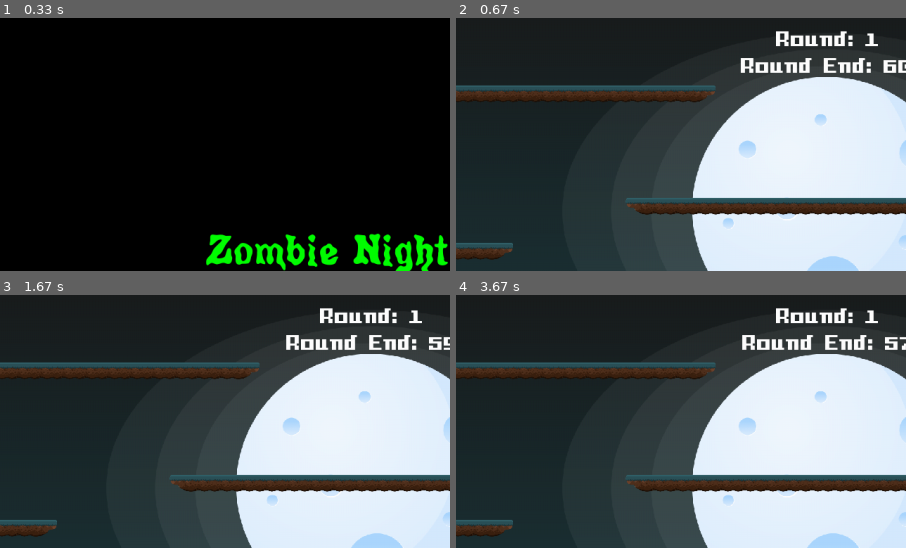
Above: before the commit, frames 1-4 (two rows, left to right).
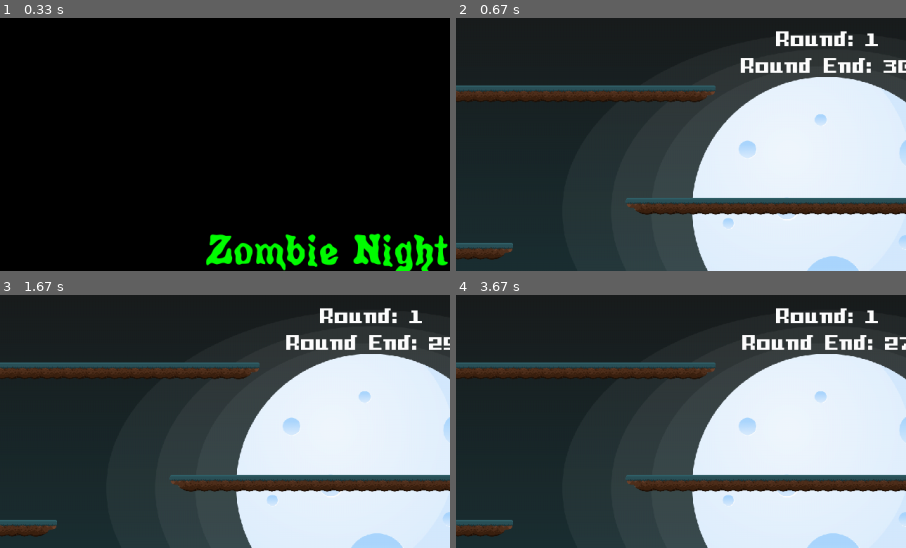
Above: after the commit, the same moments.

Repository: JesusCRIS90/PyGame_Ex
Game: pygame game, started from Zombie Game/ZombieGame.py
The game is run twice, just before and just after one commit, with the same random seed, the same clock (stepped at 60 frames per second) and the same inputs.
Inputs:
- Up to frame 1 (0.33 s): no input
- Up to frame 2 (0.67 s): tap Enter at 0.33 s
- Up to frame 3 (1.67 s): hold Up 0.67-1.13 s; hold Right 1.17-1.63 s; tap Space at 1.23, 1.53 s
- Up to frame 4 (3.67 s): hold Left 1.67-2.2 s; tap Space at 1.73, 2.03, 2.3, 2.6, 2.73, 3.13, 3.43 s; hold Left 2.23-2.63 s; hold Up 2.67-3.03 s; hold Right from 3.07 s (still down)
The pictures show only the part of the screen within x 9-59%, y 0-50%; the shares and areas given below are measured in that part.

Frame 1 is identical in both runs. In frame 2, less than 0.1% of the frame differs, in the area x 94-98%, y 17-21%; in frame 3, less than 0.1%; in frame 4, less than 0.1%.

Commit message:
[MOD] Zombie Game v0.1.8

Diff:
--- a/Zombie Game/Enemy.py
+++ b/Zombie Game/Enemy.py
@@ -84,9 +84,9 @@
         self.animate_rise = False
 
         # #Load sounds
-        # self.hit_sound = pygame.mixer.Sound("sounds/zombie_hit.wav")
-        # self.kick_sound = pygame.mixer.Sound("sounds/zombie_kick.wav")
-        # self.portal_sound = pygame.mixer.Sound("sounds/portal_sound.wav")
+        self.hit_sound = pygame.mixer.Sound("Assets/sounds/zombie_hit.wav")
+        self.kick_sound = pygame.mixer.Sound("Assets/sounds/zombie_kick.wav")
+        self.portal_sound = pygame.mixer.Sound("Assets/sounds/portal_sound.wav")
 
         #Kinematics vectors
         self.position = vector(self.rect.x, self.rect.y)
@@ -152,6 +152,7 @@
         collision_enemy_portal = pygame.sprite.spritecollide(self, self.portal_group, False)
         # Determine which portal you are moving to
         if collision_enemy_portal:
+            self.portal_sound.play()
             for portal in collision_enemy_portal:
                 pos2move = Portal.GetPortal2Teletransport(portal.getUniqueID(), portal.getType() )
                 if pos2move != None:
--- a/Zombie Game/Player.py
+++ b/Zombie Game/Player.py
@@ -52,10 +52,10 @@
         self.animate_fire = False
 
         #Load sounds
-        # self.jump_sound = pygame.mixer.Sound("sounds/jump_sound.wav")
-        # self.slash_sound = pygame.mixer.Sound("sounds/slash_sound.wav")
-        # self.portal_sound = pygame.mixer.Sound("sounds/portal_sound.wav")
-        # self.hit_sound = pygame.mixer.Sound("sounds/player_hit.wav")
+        self.jump_sound = pygame.mixer.Sound("Assets/sounds/jump_sound.wav")
+        self.slash_sound = pygame.mixer.Sound("Assets/sounds/slash_sound.wav")
+        self.portal_sound = pygame.mixer.Sound("Assets/sounds/portal_sound.wav")
+        self.hit_sound = pygame.mixer.Sound("Assets/sounds/player_hit.wav")
 
         #Kinematics vectors
         self.position = vector(x, y)
@@ -91,7 +91,7 @@
     def hit_received( self ):
         self.increase_health( -25 )
         self.invulnerability = True
-        # self.hit_sound.play()
+        self.hit_sound.play()
         pass
 
 
@@ -163,10 +163,10 @@
 
         #Collision check for portals
         collision_portal = pygame.sprite.spritecollide(self, self.portal_group, False)
-        #     self.portal_sound.play()
 
         # Determine which portal you are moving to
         if collision_portal:
+            self.portal_sound.play()
             for portal in collision_portal:
                 pos2move_player = Portal.GetPortal2Teletransport(portal.getUniqueID(), portal.getType() )
                 if pos2move_player != None:
@@ -199,14 +199,14 @@
         """Jump upwards if on a platform"""
         #Only jump if on a platform
         if pygame.sprite.spritecollide(self, self.platform_group, False):
-            # self.jump_sound.play()
+            self.jump_sound.play()
             self.velocity.y = -1*self.VERTICAL_JUMP_SPEED
             self.animate_jump = True
 
 
     def fire(self):
         """Fire a 'bullet' from a sword"""
-        # self.slash_sound.play()
+        self.slash_sound.play()
         Bullet( self.rect.centerx, self.rect.centery, self.imageRegister, self.bullet_group, self )
         self.animate_fire = True
         pass
--- a/Zombie Game/SettingFile.py
+++ b/Zombie Game/SettingFile.py
@@ -48,4 +48,4 @@
 # Zombies
 MAX_ZOMBIES_ALLOWED = 10; STANDAR_ZOMBI_TIME_CREATION = 5000 # Miliseconds
 
-INITIAL_ROUND_TIME = 60
+INITIAL_ROUND_TIME = 30
--- a/Zombie Game/ZombieGame.py
+++ b/Zombie Game/ZombieGame.py
@@ -57,6 +57,11 @@
         IGP.GAME_SPRITES_GROUPS["Rubies_Group"]         = self.rubi_groups
         IGP.GAME_SPRITES_GROUPS["PlayerBullet_Group"]   = self.bullet_group
 
+        #Set sounds
+        self.lost_ruby_sound = pygame.mixer.Sound("Assets/sounds/lost_ruby.wav")
+        self.ruby_pickup_sound = pygame.mixer.Sound("Assets/sounds/ruby_pickup.wav")
+        pygame.mixer.music.load("Assets/sounds/level_music.wav")
+
         self.round_time_duration_count = STF.INITIAL_ROUND_TIME
 
 
@@ -80,10 +85,14 @@
         self.player = player
         IGP.GAME_SPRITES_GROUPS["Player_Group"].add( player )
 
+        IGP.GAME_PARAMETERS["Rubies_Count"] = 0
+        IGP.GAME_PARAMETERS["Zombies_Count"] = 0
 
         pygame.time.set_timer( RUBY_TIMEOUT, STF.STANDAR_RUBY_TIME_CREATION )
         pygame.time.set_timer( ZOMBI_TIMEOUT, STF.STANDAR_ZOMBI_TIME_CREATION )
         pygame.time.set_timer( ONE_SECOND_TIMEOUT, 1000 )
+
+        pygame.mixer.music.play(-1, 0.0)
 
 
     def addRuby( self ):
@@ -134,21 +143,27 @@
         IGP.GAME_PARAMETERS["Round"] += 1
         self.round_time_duration_count = STF.INITIAL_ROUND_TIME + ( IGP.GAME_PARAMETERS["Round"] - 1 ) * 10
 
+        IGP.GAME_PARAMETERS["Rubies_Count"] = 0
+        IGP.GAME_PARAMETERS["Zombies_Count"] = 0
+
         self.enemies_group.empty()
         self.rubi_groups.empty()
         self.bullet_group.empty()
 
         self.player.reset()
 
+        pygame.mixer.music.play(-1, 0.0)
+
 
     def check_GameOver( self ):
         if self.player.health <= 0:
-            # pygame.mixer.music.stop()
+            pygame.mixer.music.stop()
             IGP.GAME_PARAMETERS["GameState"] = IGP.GAME_STATES.GAME_OVER_SCREEN
 
 
     def check_RoundCompleted( self ):
         if self.round_time_duration_count <= 0:
+            pygame.mixer.music.stop()
             IGP.GAME_PARAMETERS["GameState"] = IGP.GAME_STATES.NEXT_ROUND_SCREEN
 
 
@@ -245,7 +260,7 @@
 
         #See if a player collided with a ruby
         if pygame.sprite.spritecollide(self.player, self.rubi_groups, True):
-            # self.ruby_pickup_sound.play()
+            self.ruby_pickup_sound.play()
             IGP.GAME_PARAMETERS["Score"] += 100
             IGP.GAME_PARAMETERS["Rubies_Count"] -= 1
             self.player.increase_health( 10 )
@@ -256,7 +271,7 @@
         for zombie in self.enemies_group:
             if zombie.is_dead == True:
                 if pygame.sprite.spritecollide(zombie, self.rubi_groups, True):
-                    # self.lost_ruby_sound.play()
+                    self.lost_ruby_sound.play()
                     # zombie = Zombie(self.platform_group, self.portal_group, self.round_number, 5 + self.round_number)
                     # self.zombie_group.add(zombie)
                     IGP.GAME_PARAMETERS["Rubies_Count"] -= 1
@@ -269,7 +284,7 @@
         if collision_dict:
             for zombies in collision_dict.values():
                 for zombie in zombies:
-                    # zombie.hit_sound.play()
+                    zombie.hit_sound.play()
                     zombie.is_dead = True
                     zombie.animate_death = True
         pass
